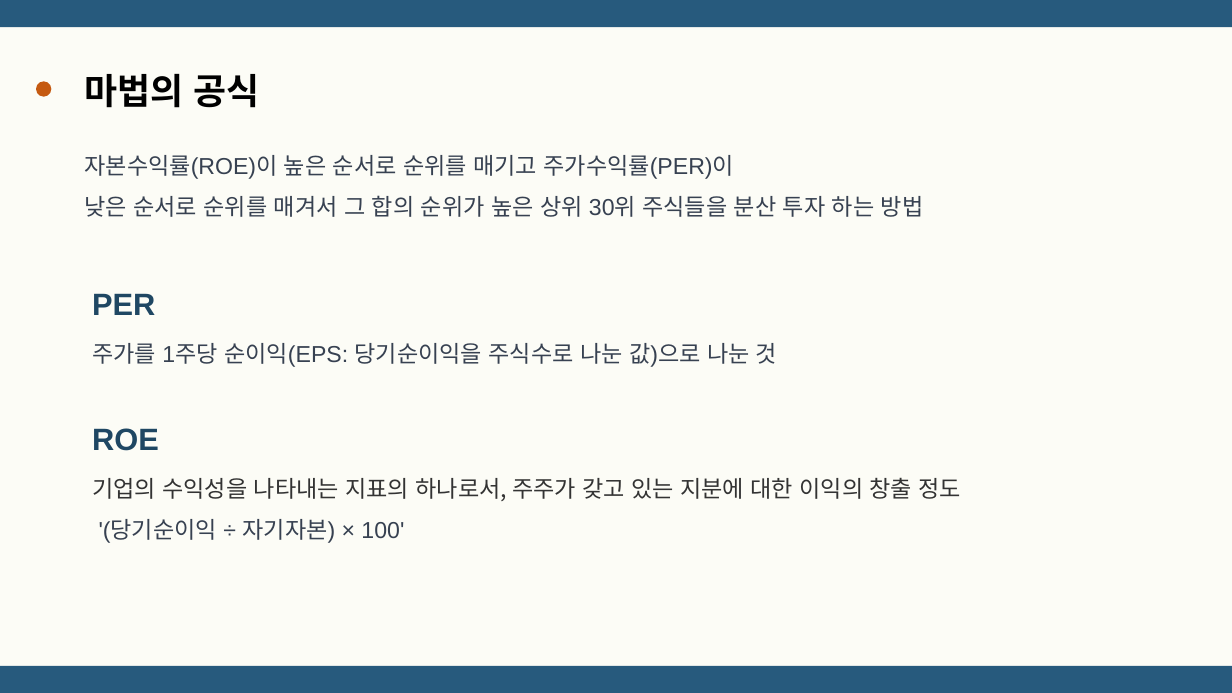
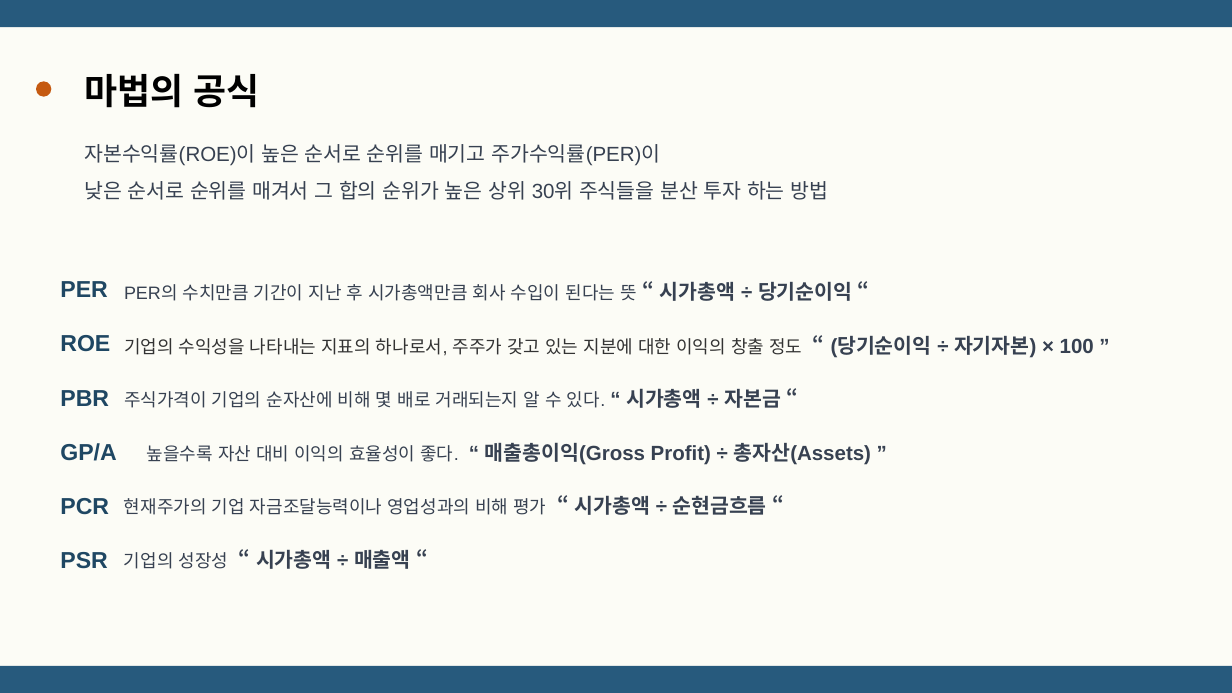
Before and after one commit to doyeon0139/Study, a slide deck: slide 4 of A_project/A조 마법의 공식 뾰로롱.pptx. Drawn at 1232x693 pixels with LibreOffice and Linux fonts; fonts in the diff are those of the drawing. Boxes give left, top, right and bottom in pixels: in the first picture for what was removed or moved away, otherwise in the second. Text is boxed around its words. In the diff, an @@ line names an element or a change of style, - is before the commit and + after.

```diff
--- a/A_project/A조 마법의 공식 뾰로롱.pptx
+++ b/A_project/A조 마법의 공식 뾰로롱.pptx
@@ text "자본수익률(ROE)이 높은 순서로 순위를 매기고 ...": place and size @@
-text "자본수익률(ROE)이 높은 순서로 순위를 매기고 ..." at bbox=[85, 155, 924, 217]
+text "자본수익률(ROE)이 높은 순서로 순위를 매기고 ..." at bbox=[85, 144, 828, 200]
@@ text "자본수익률(ROE)이 높은 순서로 순위를 매기고 ..." at bbox=[85, 144, 828, 200]: size 18 to 16 pt @@
@@ text "PER": place and size @@
-text "PER" at bbox=[92, 293, 155, 315]
+text "PER" at bbox=[60, 281, 107, 297]
@@ text "PER" at bbox=[60, 281, 107, 297]: size 24 to 18 pt @@
@@ text at bbox=[124, 281, 852, 301]: text changed; size 18 to 14 pt @@
-주가를 1주당 순이익(EPS: 당기순이익을 주식수로 나눈 값)으로 나눈 것
+PER의 수치만큼 기간이 지난 후 시가총액만큼 회사 수입이 된다는 뜻 “ 시가총액 ÷ 당기순이익 “
@@ text "ROE" at bbox=[60, 335, 110, 352]: size 24 to 18 pt @@
@@ text "ROE": place and size @@
-text "ROE" at bbox=[92, 428, 159, 451]
+text "ROE" at bbox=[60, 335, 110, 352]
@@ text at bbox=[124, 336, 1094, 358]: text changed; size 18 to 14 pt; font Noto Sans CJK KR to Arial @@
-기업의 수익성을 나타내는 지표의 하나로서, 주주가 갖고 있는 지분에 대한 이익의 창출 정도
-'(당기순이익 ÷ 자기자본) × 100'
+기업의 수익성을 나타내는 지표의 하나로서, 주주가 갖고 있는 지분에 대한 이익의 창출 정도 “ (당기순이익 ÷ 자기자본) × 100 ”
@@ text added at bbox=[124, 388, 781, 408], 14 pt, text #374151 @@
+주식가격이 기업의 순자산에 비해 몇 배로 거래되는지 알 수 있다. “ 시가총액 ÷ 자본금 “
@@ text added at bbox=[60, 390, 109, 406], 18 pt, text #1F4763, bold @@
+PBR
@@ text added at bbox=[60, 443, 116, 461], 18 pt, text #1F4763, bold @@
+GP/A
@@ text added at bbox=[147, 442, 871, 465], 16 pt, text #374151, bold @@
+높을수록 자산 대비 이익의 효율성이 좋다. “ 매출총이익(Gross Profit) ÷ 총자산(Assets) ”
@@ text added at bbox=[60, 498, 109, 515], 18 pt, text #1F4763, bold @@
+PCR
@@ text added at bbox=[124, 495, 767, 515], 14 pt, text #374151 @@
+현재주가의 기업 자금조달능력이나 영업성과의 비해 평가 “ 시가총액 ÷ 순현금흐름 “
@@ text added at bbox=[60, 552, 107, 569], 18 pt, text #1F4763, bold @@
+PSR
@@ text added at bbox=[124, 549, 411, 569], 16 pt, text #374151, bold @@
+기업의 성장성 “ 시가총액 ÷ 매출액 “
```
Also in this commit, not shown: 6 other slides changed, 17 slides added, 3 slides removed, 6 other files.
